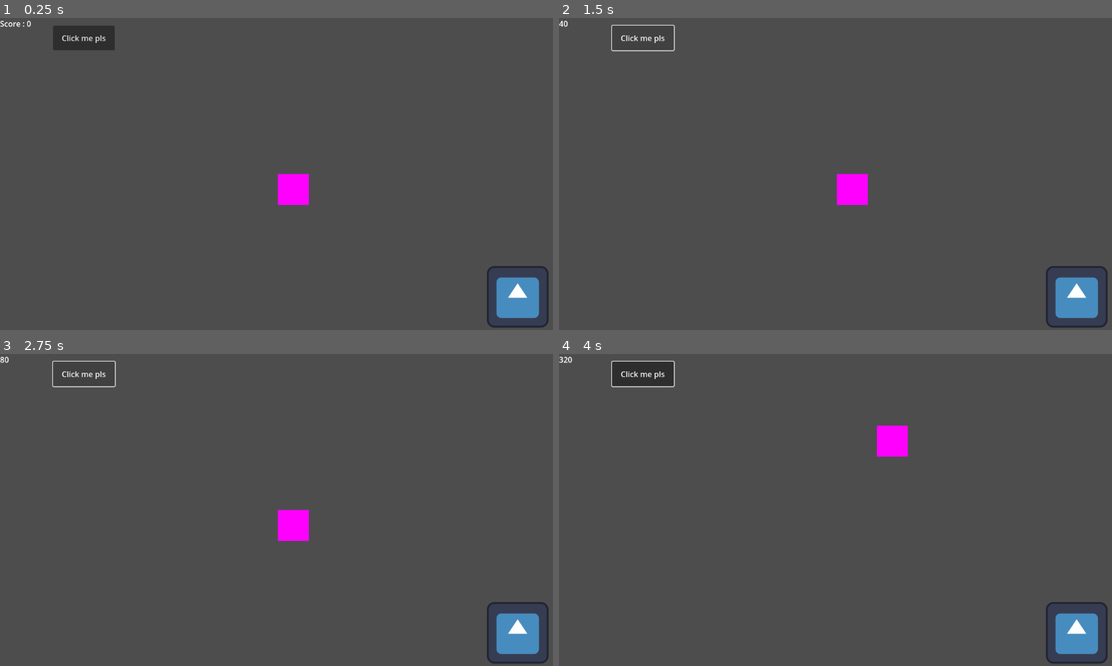
Above: before the commit, frames 1-4 (two rows, left to right).
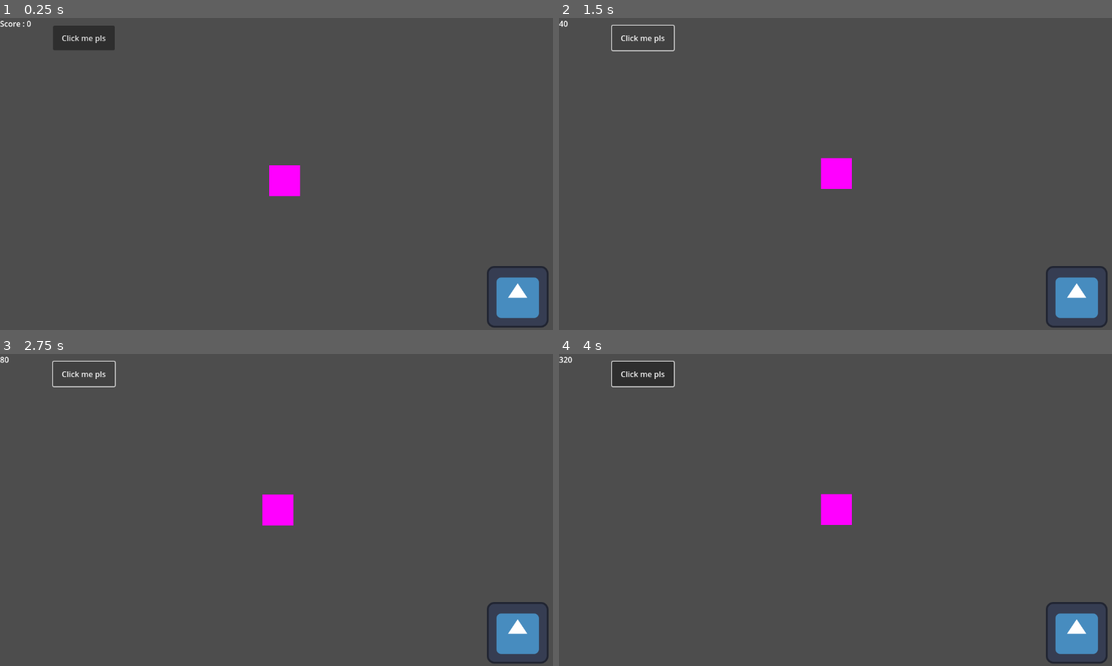
Above: after the commit, the same moments.

Repository: TrennaGiacomo/GayJam2025
Game: Godot game, scene res://game.tscn
Two runs of this game, one before a commit and one after it. Both use one fixed random seed, a clock stepped at 60 frames per second and the inputs below. The engine's default icon, where the game draws it, is replaced by a stand-in: a white triangle on a blue panel in a dark square.
Inputs (mouse positions are in pixels of both pictures, inside the frame that each line leads up to):
- Up to frame 1 (0.25 s): no input
- Up to frame 2 (1.5 s): click "Click me pls" at 0.5 s; click "Click me pls" at 1.25 s
- Up to frame 3 (2.75 s): click "Click me pls" at 2 s
- Up to frame 4 (4 s): tap Enter at 2.75 s; drag from (852, 525) to (890, 441) at 2.77 s; tap Space at 3.5 s; drag from (724, 525) to (890, 441) at 3.52 s

The runs differ from the first frame. In frame 1, 0.6% of the frame differs, in the area x 48-56%, y 47-60%; in frame 2, 0.9%; in frame 3, 0.9%; in frame 4, 1.1%, in the area x 47-64%, y 22-55%.

Commit message:
Clean up; add walktarget for guys

Diff:
--- a/gayjam2025/characters/scripts/draggable.gd
+++ b/gayjam2025/characters/guy.gd
@@ -1,10 +1,17 @@
 extends Sprite2D
 
-class_name draggable
+class_name guy
 
 var cam: Camera2D
 @onready var area = $'./Area2D' as Area2D
 @onready var col = $'./Area2D/CollisionShape2D' as CollisionShape2D
+
+@export var walkSpeed: float = 100.0
+
+@export var isDraggable: bool = true
+@export var isWalkingToTarget: bool = true
+
+var targetPoint: Vector2
 
 var beingMoved: bool
 var mouseOffset: Vector2
@@ -18,10 +25,19 @@
 func _process(delta: float) -> void:
 	if (not cam):
 		printerr("draggable._process: No camera!")
+
 	if (beingMoved):
 		var mousePos = cam.get_local_mouse_position()
 		var offsetPos = mousePos + mouseOffset
 		position = offsetPos
+
+	if (!isDraggable):
+		beingMoved = false
+
+	if (!beingMoved && isWalkingToTarget):
+		var direction = (targetPoint - position).normalized()
+		var movement = direction * walkSpeed * delta
+		position += movement
 
 
 func _on_area_2d_input_event(viewport: Node, event: InputEvent, shape_idx: int) -> void:
@@ -31,7 +47,7 @@
 
 	if (event is InputEventMouseButton):
 		if (event.button_index == MOUSE_BUTTON_LEFT):
-			if (event.is_pressed()):
+			if (event.is_pressed() && isDraggable && !beingMoved):
 				var mousePos = cam.get_local_mouse_position()
 				mouseOffset = position - mousePos
 				beingMoved = true
--- a/gayjam2025/characters/guy.tscn
+++ b/gayjam2025/characters/guy.tscn
@@ -1,6 +1,6 @@
 [gd_scene load_steps=4 format=3 uid="uid://77nvr0u3unc0"]
 
-[ext_resource type="Script" path="res://characters/scripts/draggable.gd" id="1_q2jt0"]
+[ext_resource type="Script" path="res://characters/guy.gd" id="1_q2jt0"]
 
 [sub_resource type="PlaceholderTexture2D" id="PlaceholderTexture2D_0llfh"]
 resource_local_to_scene = true
--- a/gayjam2025/characters/guyManager.gd
+++ b/gayjam2025/characters/guyManager.gd
@@ -2,16 +2,25 @@
 
 @export_file var guyPath: String
 
-@onready var guyScene = load(guyPath)
+@onready var guyScene: PackedScene = load(guyPath) as PackedScene
+@onready var spawnPoint: Node2D = $SpawnPoint
+@onready var walkTarget: Node2D = $WalkTarget
 
 # Called when the node enters the scene tree for the first time.
 func _ready() -> void:
 	spawn_guy()
-	pass
 
 # Called every frame. 'delta' is the elapsed time since the previous frame.
 func _process(delta: float) -> void:
 	pass
 
 func spawn_guy() -> void:
-	add_child(guyScene.instantiate())
+	if (not spawnPoint):
+		printerr("GuyManager: SpawnPoint not found")
+		return
+
+	var guyInstance = guyScene.instantiate() as guy
+	guyInstance.position = spawnPoint.position
+	guyInstance.targetPoint = walkTarget.position
+
+	add_child(guyInstance)
--- a/gayjam2025/characters/guyManager.tscn
+++ b/gayjam2025/characters/guyManager.tscn
@@ -4,4 +4,4 @@
 
 [node name="GuyManager" type="Node2D"]
 script = ExtResource("1_ndpu0")
-guy = "res://characters/guy.tscn"
+guyPath = "res://characters/guy.tscn"
